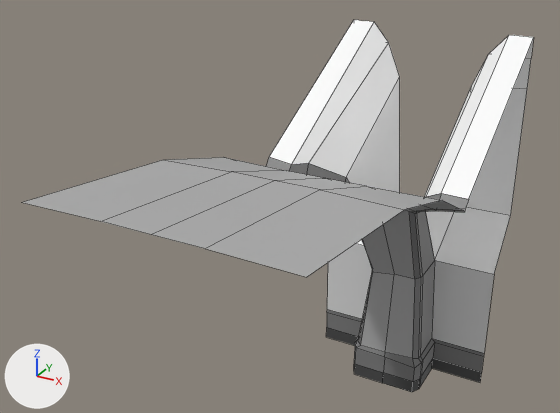
One commit to the FBX model FindMe/Assets/Models/Underground/BakerStreet_Base.fbx: the scene before it, then after it.
Before and after are seen from a 50 mm camera at (5.55, -16.59, 12.03) aimed at (-1.26, -4.19, 5.84). Arrows for +X, +Y and +Z are at lower left; the lights stay in place. The older version comes first. Mesh edges are drawn as thin lines.
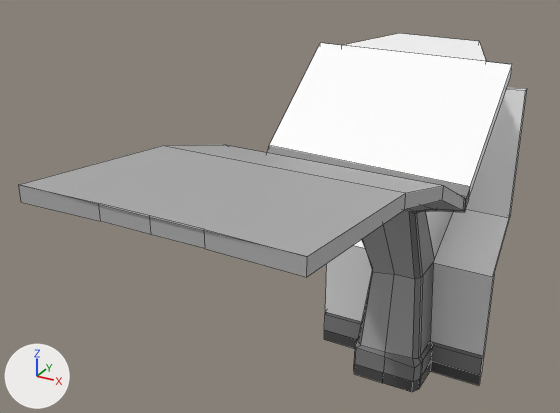
The change, as a list of edits to the scene's bpy script:
```text
Change me_cube_001:
    used by ob_cube; location = (0.0, 0.0, 0.0)
    remove me_cube_001.from_pydata(...)  # 119 vertices, 96 faces; spans x -2.18..2.16, y -9.79..1.23, z 0.0..8.56
    add me_cube_001.from_pydata(...)  # 168 vertices, 170 faces; spans x -2.18..2.16, y -9.79..1.23, z 0.0..8.35
    me_cube_001 part 1
    2 vertices are removed from x -1.64..-1.23, y 1.23, z 8.09..8.56
    19 faces are deleted
    3 vertices in x -2.18..2.16, y 1.23, z 8.56 move by (0.0, -1.85, -0.48)
    3 vertices move from x -2.18..2.16, y 1.23, z 8.09 to x -2.18..2.16, y 1.1..1.23, z 7.4..8.09
    4 vertices are added at (-0.98, 1.23, 8.09), (-1.64, -0.62, 8.08), (-0.98, 1.23, 8.35), (-1.64, -0.62, 8.34)
    26 new vertices lie (0.0, -0.13, 0.0) away from vertices in x -2.18..2.16, y 0.15..1.23, z 0.0..7.3
    16 new vertices lie (0.0, 0.0, 0.26) away from vertices in x -2.18..2.16, y -9.79..1.23, z 6.15..8.56
    5 new vertices lie (0.0, 0.0, 0.25) away from vertices in x -2.18..2.16, y -3.2..-3.0, z 6.06..6.26
    93 new faces join them
    me_cube_001 part 2: 12 kept faces spanning x -2.18..2.16, y 0.15..1.23, z 0.0..7.4 get new texture (UV) coordinates
```

Changed parts and their boxes [x1, y1, x2, y2] in the pictures (560 x 413 px):
'Cube', reshaped
    before: [22, 20, 534, 392]
    after: [19, 33, 527, 392]
part 1 of me_cube_001, built on
    before: [269, 20, 534, 199]
    after: [19, 33, 527, 386]
part 2 of me_cube_001, surface changed
    before: [326, 88, 527, 383]
